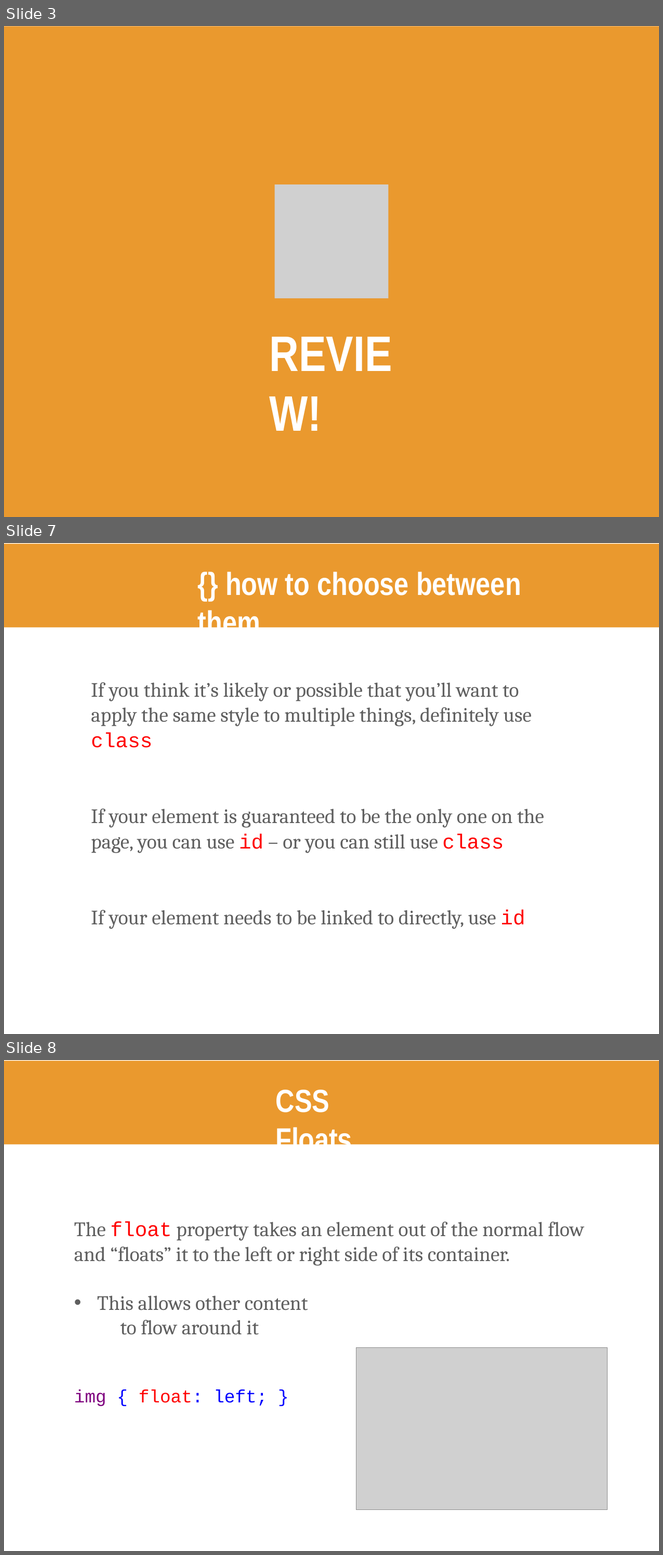
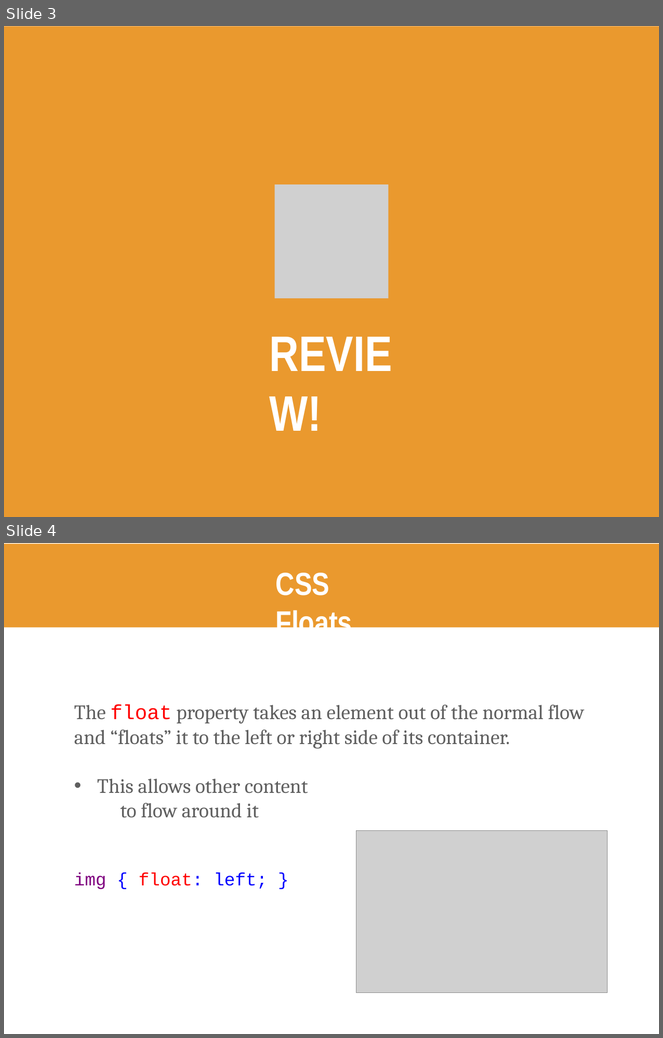
Before and after one commit to kweeket/kweeket.github.io, a slide deck: slides/week-5.pptx. Shown one above the other, each under a label of ours: slides 3, 7 and 8 before the commit, slides 3 and 4 after it; the slides between them are not shown. The pictures are 663x1555 and 663x1038 pixels, drawn with LibreOffice and Linux fonts; fonts in the diff are those of the drawing; grey boxes stand for pictures. Boxes give left, top, right and bottom in pixels: in the first picture for what was removed or moved away, otherwise in the second. Text is boxed around its words. In the diff, an @@ line names an element or a change of style, - is before the commit and + after.

```diff
--- a/slides/week-5.pptx
+++ b/slides/week-5.pptx
@@ slide 7 removed at [4, 543, 659, 1034], background #FFFFFF @@
@@ freeform shape removed at [4, 544, 659, 628] @@
@@ title removed at [198, 572, 521, 628] @@
-{} how to choose between them
@@ text removed at [91, 682, 544, 929] @@
-If you think it’s likely or possible that you’ll want to apply the same style to multiple things, definitely use class
-If your element is guaranteed to be the only one on the page, you can use id – or you can still use class
-If your element needs to be linked to directly, use id
@@ what was slide 8 is now slide 4 @@
```
Also in this commit, not shown: 2 slides changed, 3 other slides removed, 4 other files.
